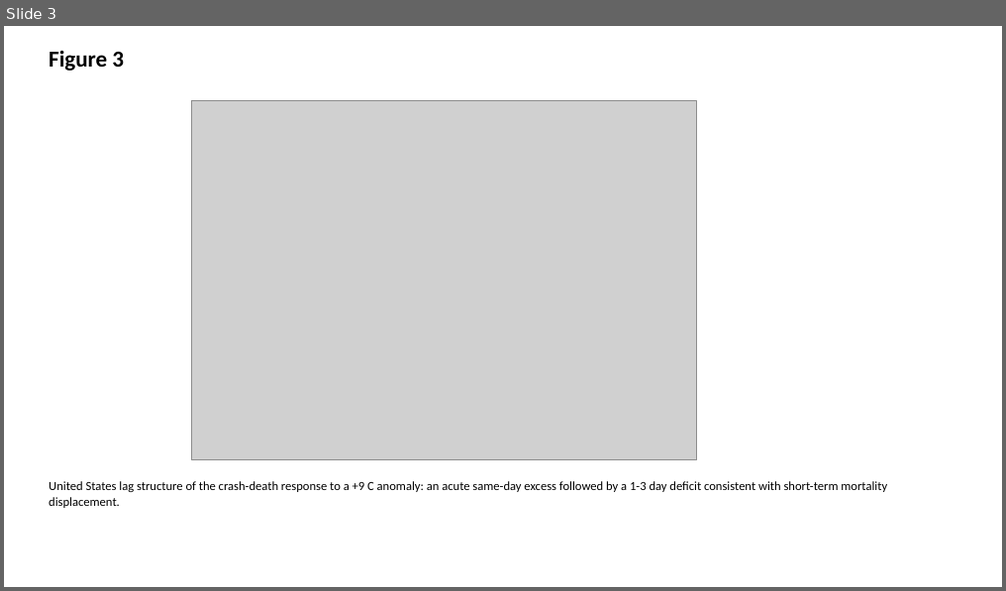
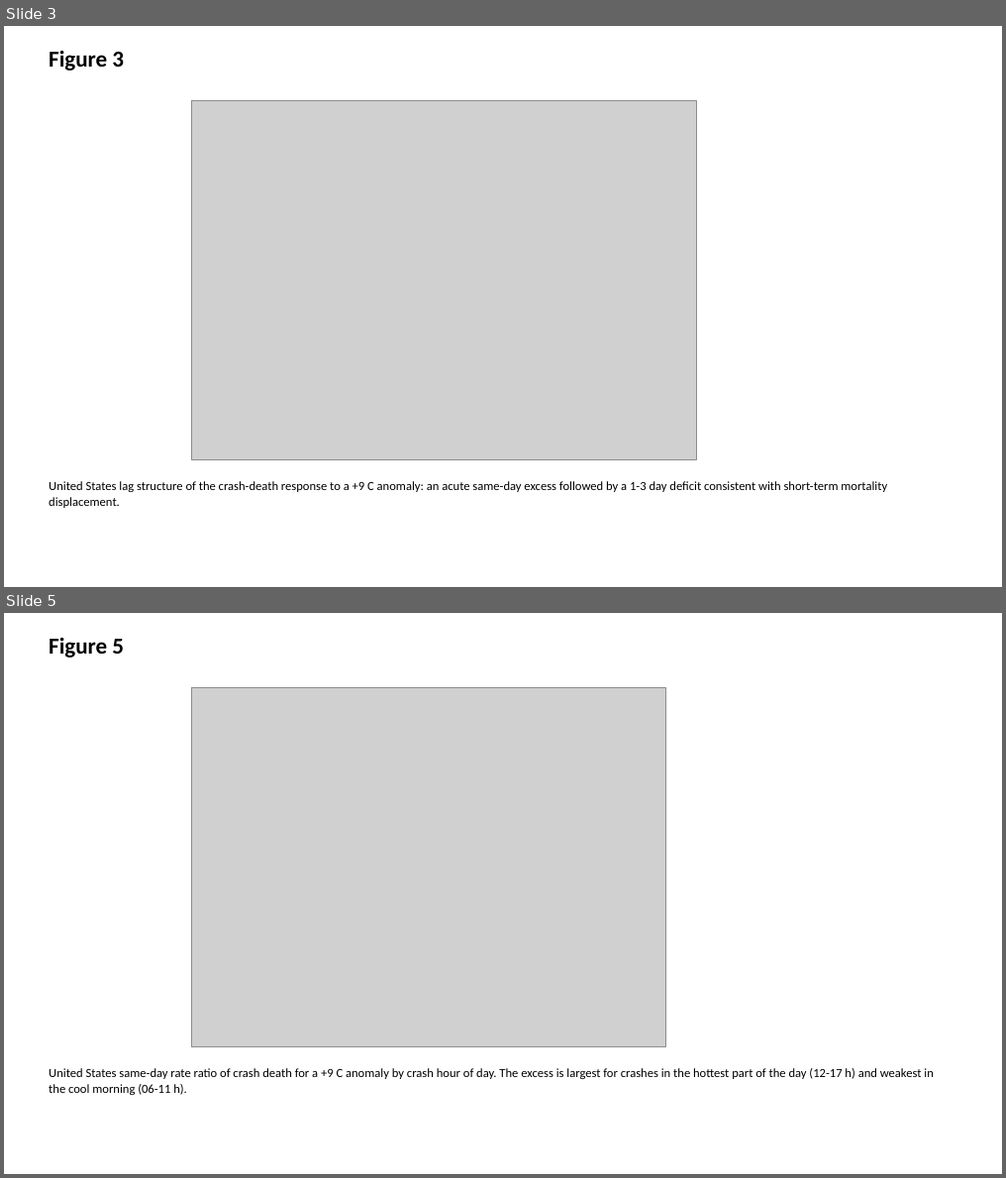
Before and after one commit to bougtoir/heat-accidents-mortality, a slide deck: heat_accidents_mortality/output/manuscript/figures.pptx. Shown one above the other, each under a label of ours: slide 3 before the commit, slides 3 and 5 after it; the slides between them are not shown. The pictures are 1006x591 and 1006x1178 pixels, drawn with LibreOffice and Linux fonts; fonts in the diff are those of the drawing; grey boxes stand for pictures. Boxes give left, top, right and bottom in pixels: in the first picture for what was removed or moved away, otherwise in the second. Text is boxed around its words. In the diff, an @@ line names an element or a change of style, - is before the commit and + after.

```diff
--- a/heat_accidents_mortality/output/manuscript/figures.pptx
+++ b/heat_accidents_mortality/output/manuscript/figures.pptx
@@ slide 5 added at [4,613,1002,1174], background #FFFFFF @@
@@ text added at [49,638,124,658], 22 pt, text #000000, bold @@
+Figure 5
@@ picture added at [191,688,665,1048] @@
@@ text added at [49,1068,933,1095], 12 pt, text #000000 @@
+United States same-day rate ratio of crash death for a +9 C anomaly by crash hour of day. The excess is largest for crashes in the hottest part of the day (12-17 h) and weakest in the cool morning (06-11 h).
```
Also in this commit, not shown: 4 slides changed, 2 other slides added, 29 other files.
